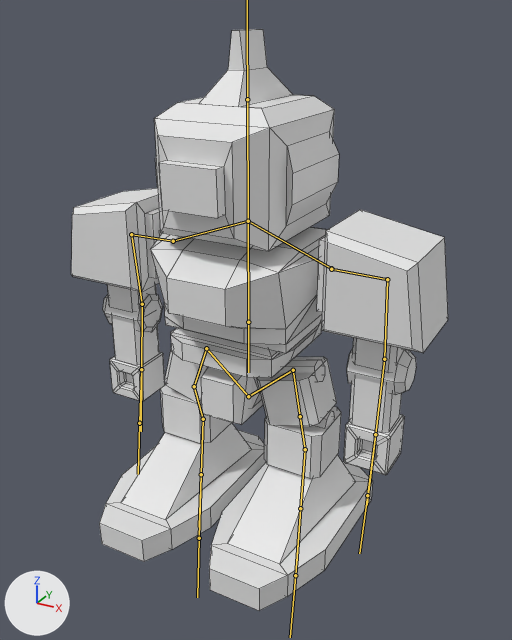
One commit to the FBX model Assets/Resources/Robot.fbx: the scene before it, then after it.
Camera for both pictures: a 50 mm camera at (4.85, -8.57, 7.58) aimed at (0.24, -0.21, 3.4). Every picture has the same lights, and +X, +Y and +Z are marked at lower left. The bones that bend it are drawn over the model as lines. Mesh edges are drawn as thin lines.

Names of what the first picture shows: 'Robot'.
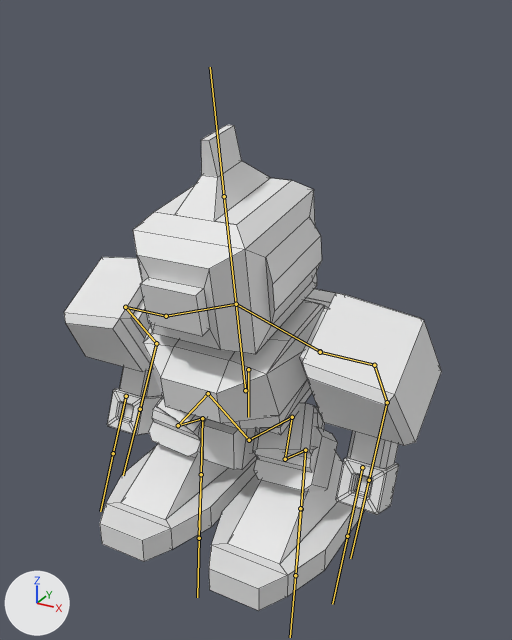
The newer file adds an action. The first version stands in its rest pose; the second is drawn at frame 20 of the action 'Armature|Ground'.

The change in detail:
Bone 'Weist' (bone_weist) moves from (0.0, 0.0, 0.0) to (0.0, 0.82, 0.0).
Bone 'Chest' (bone_chest) moves from (0.0, 0.0, 0.0) to (0.0, -0.31, 0.11).
Bone 'Chest' (bone_chest) turns from (0, 0, 0) to (9, 0, 0) degrees about its own x, y and z.
Bone 'Shoulder.R' (bone_shoulder_r) turns from (0, 0, 0) to (0, -22, 0) degrees about its own x, y and z.
Bone 'DownArm.R' (bone_downarm_r) turns from (0, 0, 0) to (55, 0, 1) degrees about its own x, y and z.
Bone 'Shoulder.L' (bone_shoulder_l) turns from (0, 0, 0) to (0, 22, 0) degrees about its own x, y and z.
Bone 'DownArm.L' (bone_downarm_l) turns from (0, 0, 0) to (55, 0, 1) degrees about its own x, y and z.
Bone 'UpLeg.R' (bone_upleg_r) turns from (0, 0, 0) to (-50, 13, -3) degrees about its own x, y and z.
Bone 'DownLeg.R' (bone_downleg_r) turns from (0, 0, 0) to (103, -1, 4) degrees about its own x, y and z.
Bone 'Foot.R' (bone_foot_r) turns from (0, 0, 0) to (-52, -4, -2) degrees about its own x, y and z.
Bone 'UpLeg.L' (bone_upleg_l) turns from (0, 0, 0) to (-50, -13, 3) degrees about its own x, y and z.
Bone 'DownLeg.L' (bone_downleg_l) turns from (0, 0, 0) to (103, 1, -4) degrees about its own x, y and z.
Bone 'Foot.L' (bone_foot_l) turns from (0, 0, 0) to (-52, 4, 2) degrees about its own x, y and z.

Pixel boxes [x1, y1, x2, y2] of what changed, in the pictures (512 x 640 px):
'Robot', posed (16% shorter)
    before: [71, 29, 448, 611]
    after: [64, 125, 442, 611]
bone 'Weist', root to tip
    before: (248, 322) to (248, 372)
    after: (248, 369) to (248, 417)
bone 'Chest', root to tip
    before: (248, 322) to (248, 221)
    after: (245, 390) to (236, 304)
bone 'Shoulder.R', root to tip
    before: (173, 241) to (131, 234)
    after: (166, 316) to (125, 307)
bone 'DownArm.R', root to tip
    before: (142, 304) to (141, 369)
    after: (156, 343) to (140, 409)
bone 'Shoulder.L', root to tip
    before: (331, 269) to (387, 279)
    after: (320, 352) to (374, 365)
bone 'DownArm.L', root to tip
    before: (384, 359) to (375, 434)
    after: (387, 402) to (369, 480)
bone 'UpLeg.R', root to tip
    before: (206, 348) to (194, 386)
    after: (208, 393) to (178, 425)
bone 'DownLeg.R', root to tip
    before: (194, 386) to (203, 419)
    after: (178, 425) to (202, 418)
bone 'Foot.R', root to tip
    before: (203, 419) to (201, 474)
    after: (202, 418) to (201, 474)
bone 'UpLeg.L', root to tip
    before: (293, 370) to (300, 416)
    after: (292, 417) to (285, 459)
bone 'DownLeg.L', root to tip
    before: (300, 416) to (305, 449)
    after: (285, 459) to (305, 450)
bone 'Foot.L', root to tip
    before: (305, 449) to (300, 508)
    after: (305, 450) to (301, 509)
